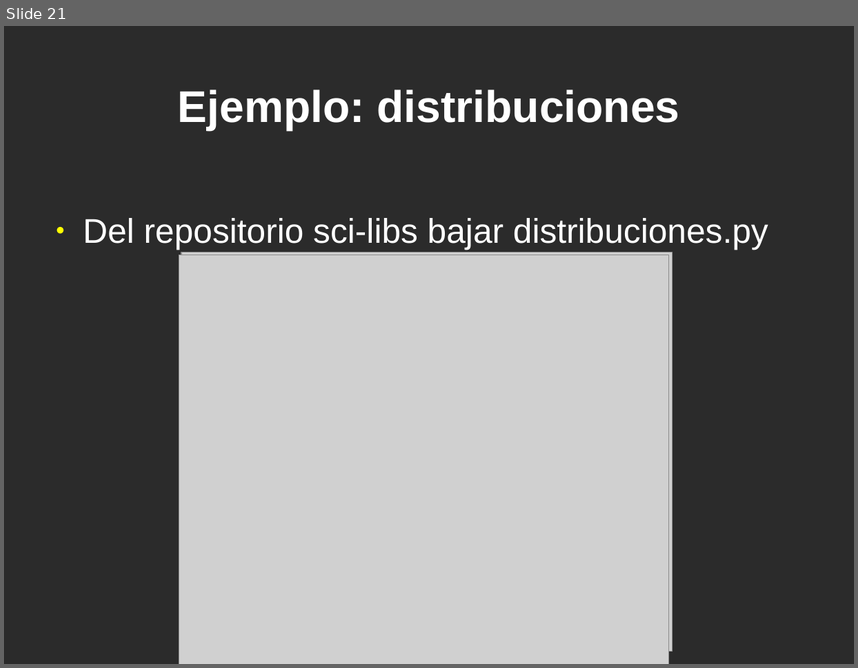
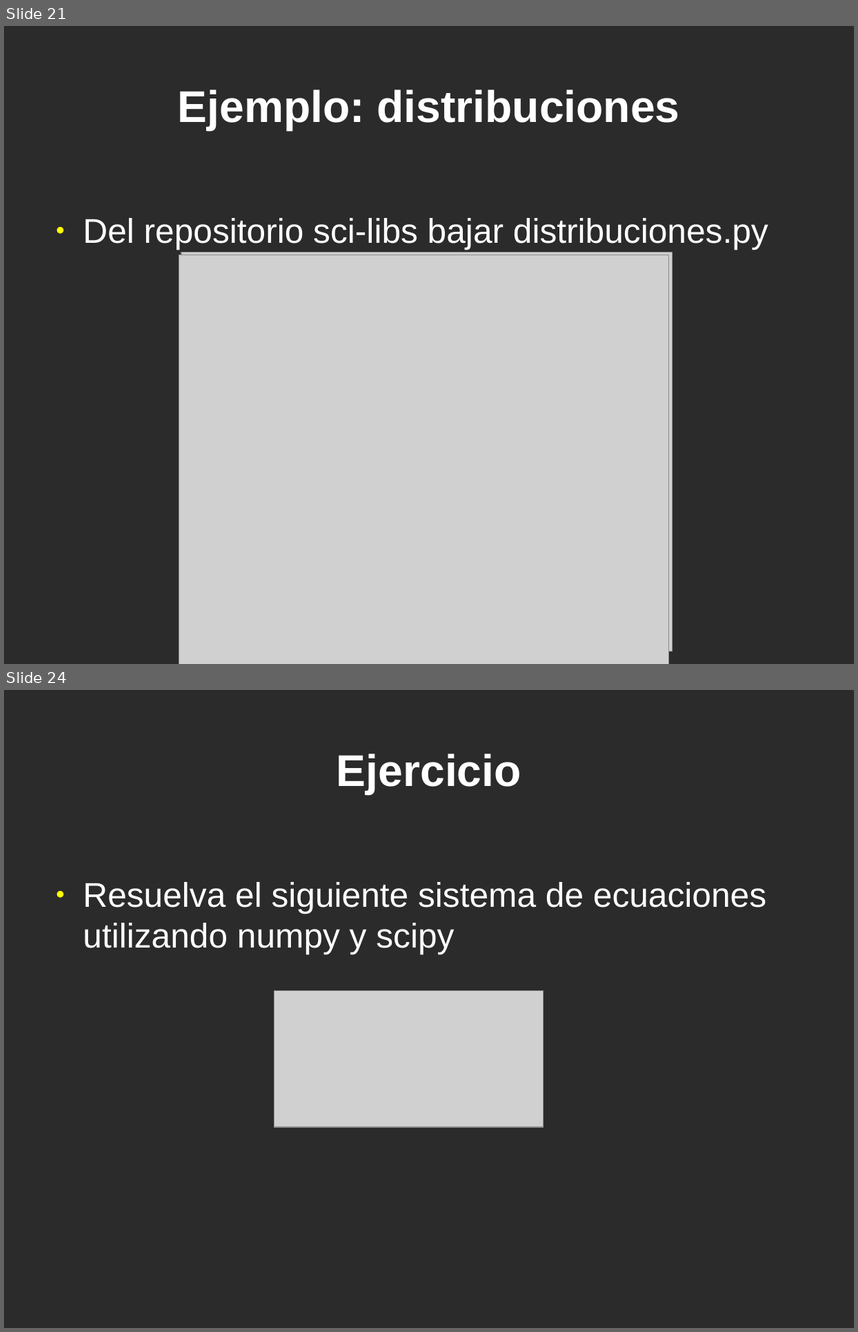
Before and after one commit to jeudy/clases_topicosI2013, a slide deck: 12-Librerias-Scipy.odp. Shown one above the other, each under a label of ours: slide 21 before the commit, slides 21 and 24 after it; the slides between them are not shown. The pictures are 858x668 and 858x1332 pixels, drawn with LibreOffice and Linux fonts; fonts in the diff are those of the drawing; grey boxes stand for pictures; background and template pictures are left out; a plain dark background stands for a picture behind light text. Boxes give left, top, right and bottom in pixels: in the first picture for what was removed or moved away, otherwise in the second. Text is boxed around its words. In the diff, an @@ line names an element or a change of style, - is before the commit and + after.

```diff
--- a/12-Librerias-Scipy.odp
+++ b/12-Librerias-Scipy.odp
@@ slide 24 added at (4,690,854,1328), background picture (left out) @@
@@ title added at (337,753,522,794), 41.4 pt, text #FFFFFF, bold @@
+Ejercicio
@@ text added at (83,882,766,954), 32 pt, text #FFFFFF @@
+● Resuelva el siguiente sistema de ecuaciones utilizando numpy y scipy
@@ picture added at (274,991,544,1127) @@
```
Also in this commit, not shown: 1 slide changed, 5 other slides added, 1 slide removed, 3 other files.
